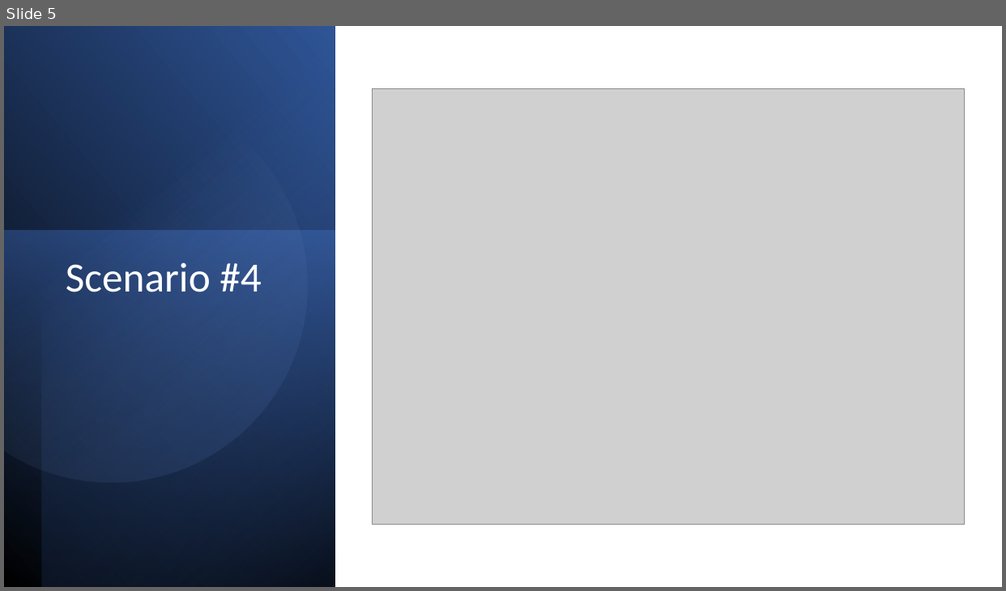
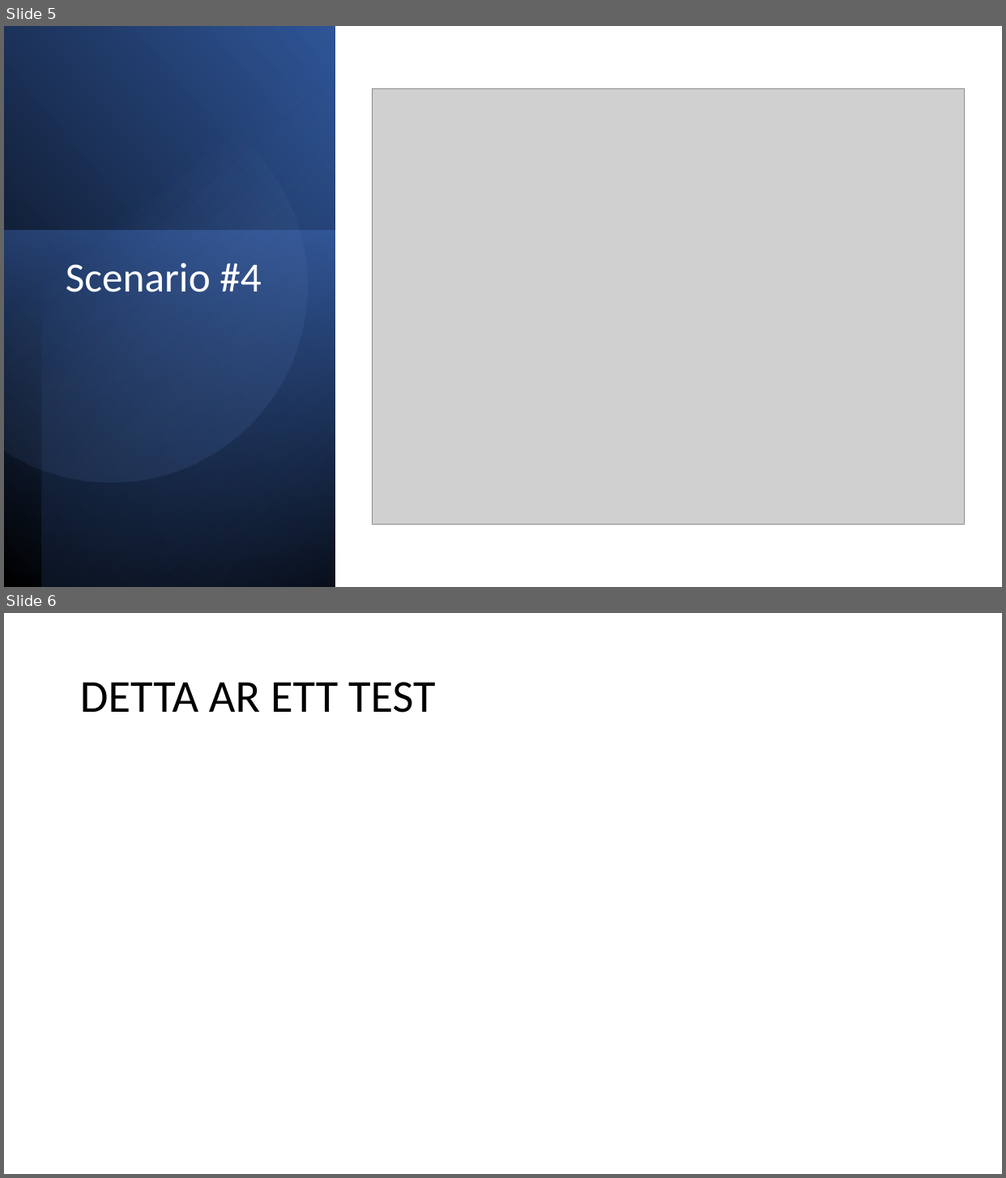
Before and after one commit to PGVSNH20/ludo-game-ludo6, a slide deck: Documentation/Presentation.pptx. Shown one above the other, each under a label of ours: slide 5 before the commit, slides 5 and 6 after it. The pictures are 1006x591 and 1006x1178 pixels, drawn with LibreOffice and Linux fonts; fonts in the diff are those of the drawing; grey boxes stand for pictures. Boxes give left, top, right and bottom in pixels: in the first picture for what was removed or moved away, otherwise in the second. Text is boxed around its words. In the diff, an @@ line names an element or a change of style, - is before the commit and + after.

Commit message:
Update Presentation.pptx
test

```diff
--- a/Documentation/Presentation.pptx
+++ b/Documentation/Presentation.pptx
@@ slide 6 added at [4, 613, 1002, 1174], background #FFFFFF @@
@@ title added at [80, 682, 436, 713], 44 pt, text #000000 @@
+DETTA AR ETT TEST
```
